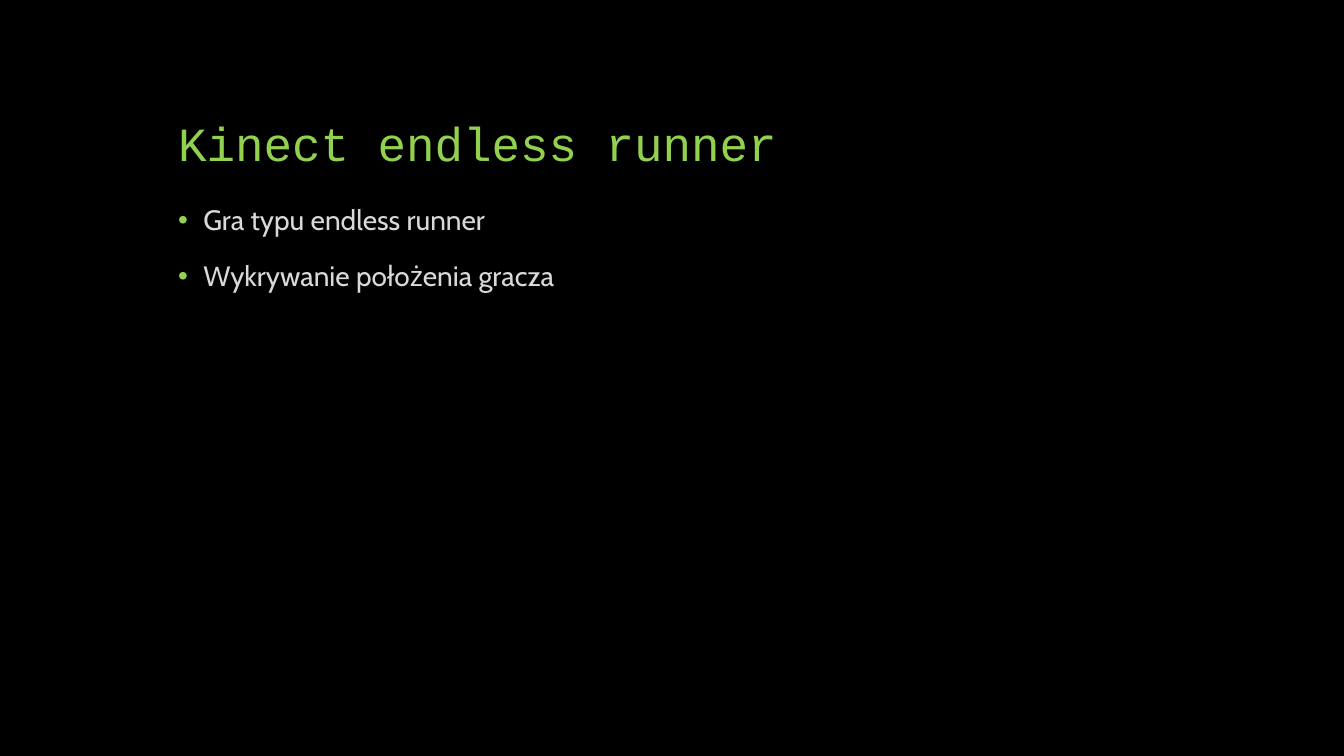
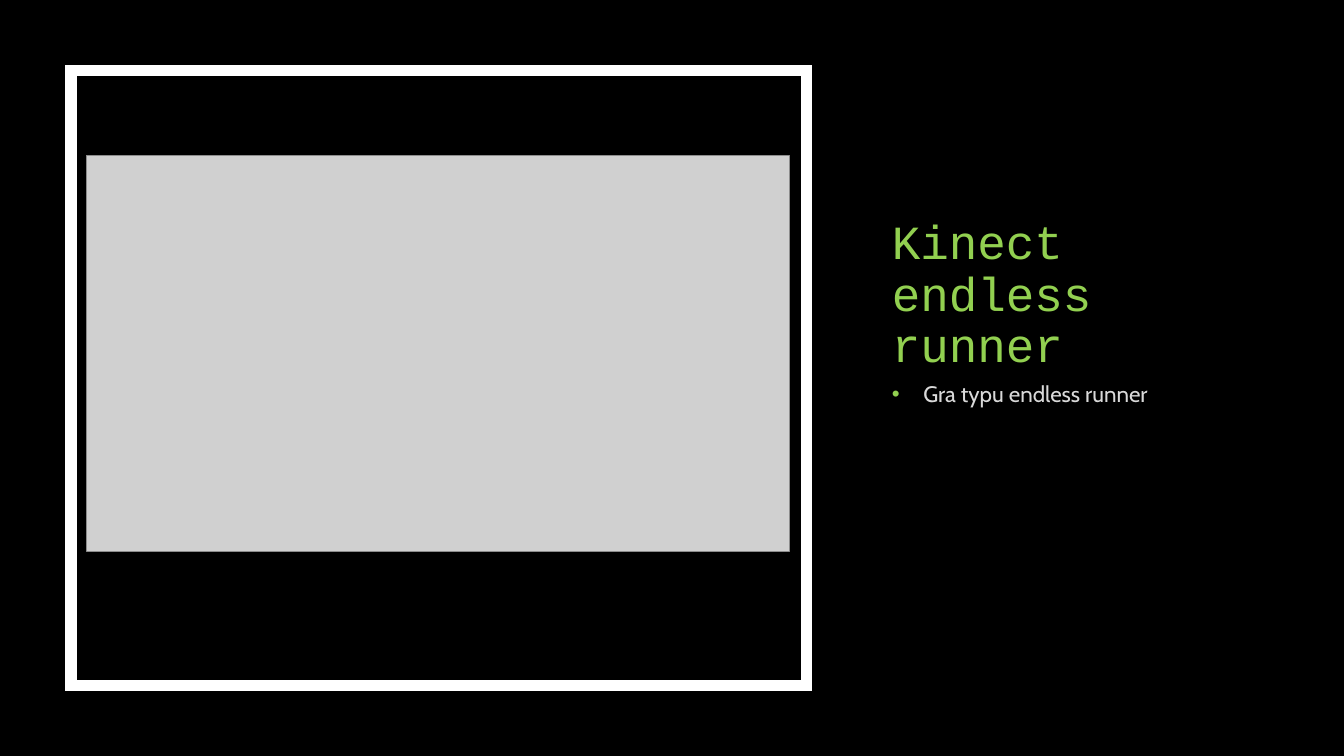
Before and after one commit to kpok/KinectGame, a slide deck: slide 5 of Documentation/Gra-zręcznościowa-wykorzystująca-kontroler-kinnect.pptx. Drawn at 1344x756 pixels with LibreOffice and Linux fonts; fonts in the diff are those of the drawing; grey boxes stand for pictures. Boxes give left, top, right and bottom in pixels: in the first picture for what was removed or moved away, otherwise in the second. Text is boxed around its words. In the diff, an @@ line names an element or a change of style, - is before the commit and + after.

```diff
--- a/Documentation/Gra-zręcznościowa-wykorzystująca-kontroler-kinnect.pptx
+++ b/Documentation/Gra-zręcznościowa-wykorzystująca-kontroler-kinnect.pptx
@@ rectangle added at (71, 71, 807, 686), fill #000000, outline #FFFFFF 8 pt @@
@@ picture added at (87, 156, 790, 552) @@
@@ title "Kinect endless runner" rewrapped from (178, 126, 777, 162) to (892, 225, 1092, 363) @@
@@ text at (203, 265, 555, 292): paragraph removed @@
-• Wykrywanie położenia gracza
@@ text "Gra typu endless runner": place and size @@
-text "Gra typu endless runner" at (203, 209, 555, 292)
+text "Gra typu endless runner" at (923, 385, 1147, 408)
@@ text "Gra typu endless runner" at (923, 385, 1147, 408): size 20 to 16 pt; indent changed; less space between paragraphs @@
```
Also in this commit, not shown: 5 other slides changed.
